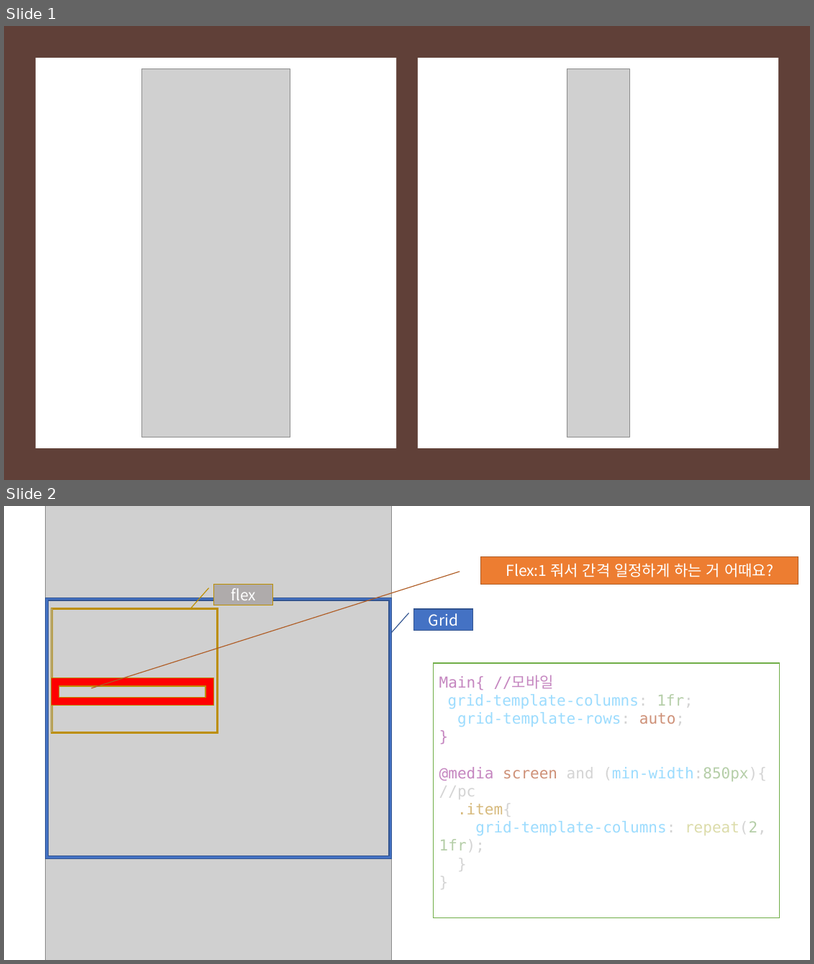
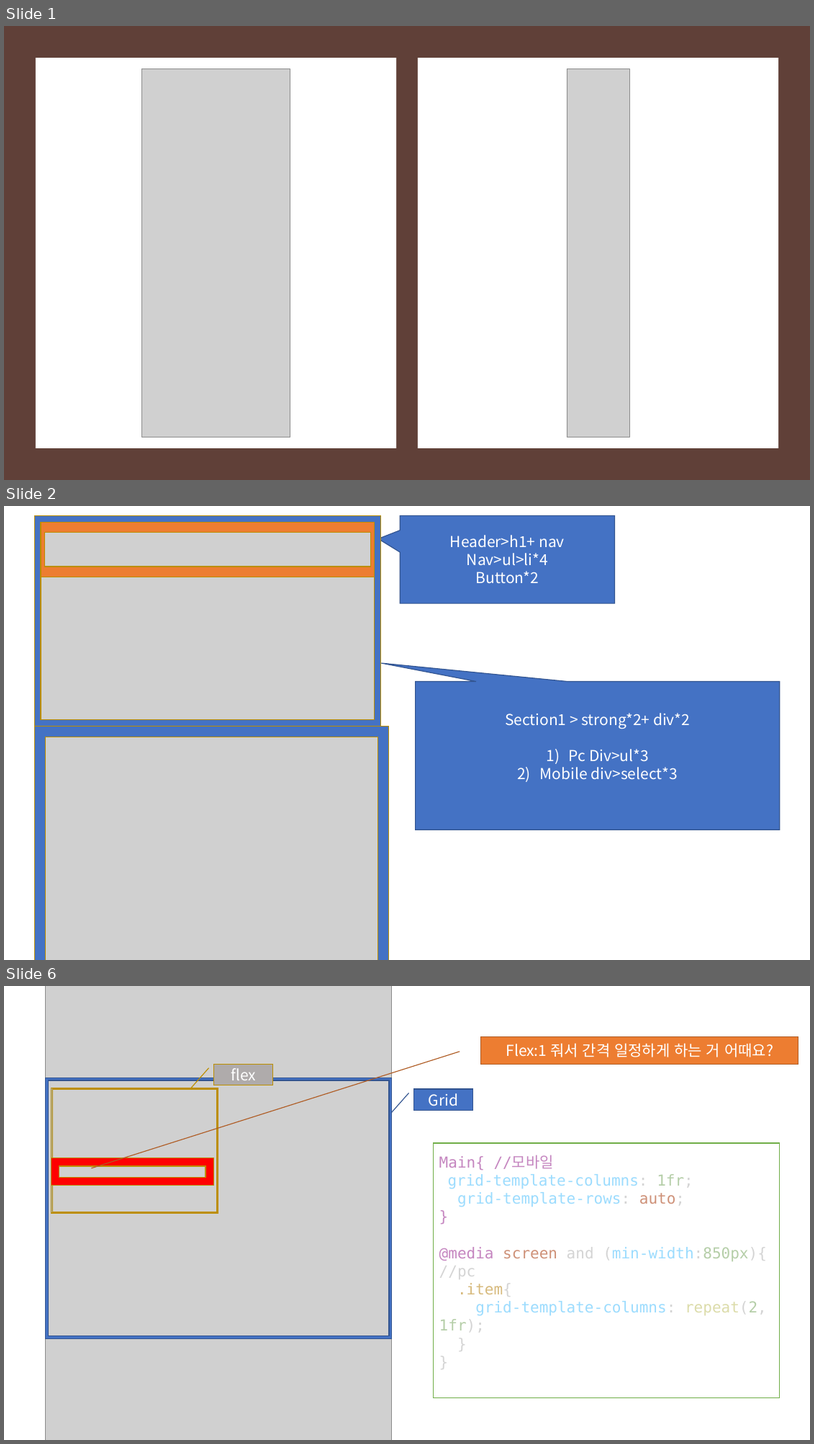
Before and after one commit to yeeSilver/clone-Project, a slide deck: Clone Coding/LineCareer/프레젠테이션1.pptx. Shown one above the other, each under a label of ours: slides 1 and 2 before the commit, slides 1, 2 and 6 after it; the slides between them are not shown. The pictures are 814x964 and 814x1444 pixels, drawn with LibreOffice and Linux fonts; fonts in the diff are those of the drawing; grey boxes stand for pictures. Boxes give left, top, right and bottom in pixels: in the first picture for what was removed or moved away, otherwise in the second. Text is boxed around its words. In the diff, an @@ line names an element or a change of style, - is before the commit and + after.

Commit message:
LINE CAREER clone: header+sec1,2,3

```diff
--- a/Clone Coding/LineCareer/프레젠테이션1.pptx
+++ b/Clone Coding/LineCareer/프레젠테이션1.pptx
@@ slide 2 added at (x1=4, y1=506, x2=810, y2=960), background #FFFFFF @@
@@ frame added at (x1=34, y1=523, x2=381, y2=577), fill #ED7D31, outline #BD8E00 1 pt @@
@@ frame added at (x1=34, y1=515, x2=381, y2=726), fill #4472C4, outline #BD8E00 1 pt @@
@@ speech box added at (x1=400, y1=515, x2=615, y2=603), fill #4472C4, outline #325491 1 pt, 18 pt, text #FFFFFF @@
+Header>h1+ nav
+Nav>ul>li*4
+Button*2
@@ picture added at (x1=34, y1=529, x2=381, y2=960) @@
@@ speech box added at (x1=415, y1=682, x2=780, y2=830), fill #4472C4, outline #325491 1 pt, 18 pt, text #FFFFFF @@
+Section1 > strong*2+ div*2
+1) Pc Div>ul*3
+2) Mobile div>select*3
@@ frame added at (x1=34, y1=726, x2=388, y2=960), fill #4472C4, outline #BD8E00 1 pt @@
@@ what was slide 2 is now slide 6 @@
```
Also in this commit, not shown: 1 slide changed, 3 other slides added, 24 other files.
